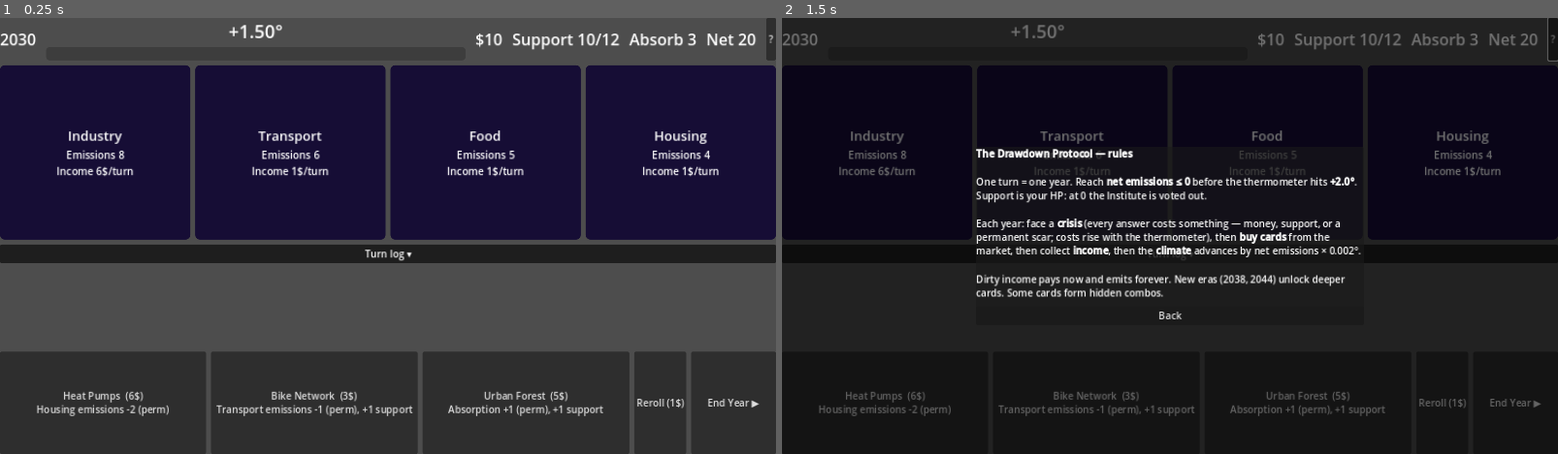
Above: before the commit, frames 1-2 (left to right).
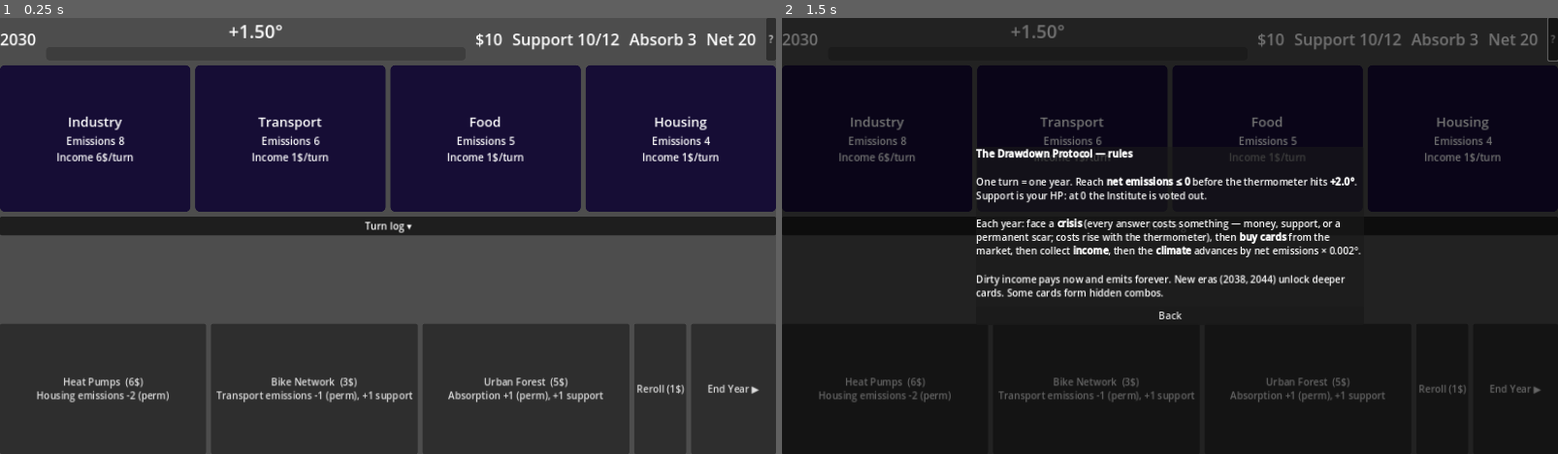
Above: after the commit, the same moments.

Repository: ekhau/DrawdownProtocol
Game: Godot game, scene res://scenes/main.tscn
Two runs of this game, one before a commit and one after it. Both use one fixed random seed, a clock stepped at 60 frames per second and the inputs below.
Inputs:
- Up to frame 1 (0.25 s): no input
- Up to frame 2 (1.5 s): click "?" at 0.5 s; click "Turn log ▾" at 1.25 s

The runs differ from the first frame. In frame 1, 17% of the frame differs, in the area x 0-100%, y 22-92%; in frame 2, 3.9%.

Commit message:
Fix crisis phase handling and UI refresh on turn start

Diff:
--- a/src/scripts/core/turn_manager.gd
+++ b/src/scripts/core/turn_manager.gd
@@ -83,8 +83,10 @@
 		market.refresh()  # free era refresh
 		state.era_started.emit(era.id)
 	if state.turn >= int(state.catalog.config.crisis_start_turn):
+		# Draw BEFORE the phase signal: the UI paints the crisis modal on
+		# phase_changed, so `current` must already be populated.
+		crisis_deck.draw()
 		state.set_phase(RunState.Phase.CRISIS)
-		crisis_deck.draw()
 	else:
 		state.set_phase(RunState.Phase.ACTION)
 
--- a/src/scripts/ui/main_ui.gd
+++ b/src/scripts/ui/main_ui.gd
@@ -212,6 +212,9 @@
 	_refresh_stats()
 	_refresh_sectors()
 	_refresh_market()
+	# The sim's first phase_changed fires before Game connects our signals —
+	# repaint from the current phase so a turn-1 crisis modal isn't lost.
+	_on_phase_changed(Game.state().phase)
 
 
 func _refresh_stats() -> void:
Not shown, changed: docs/random_ideas.md
